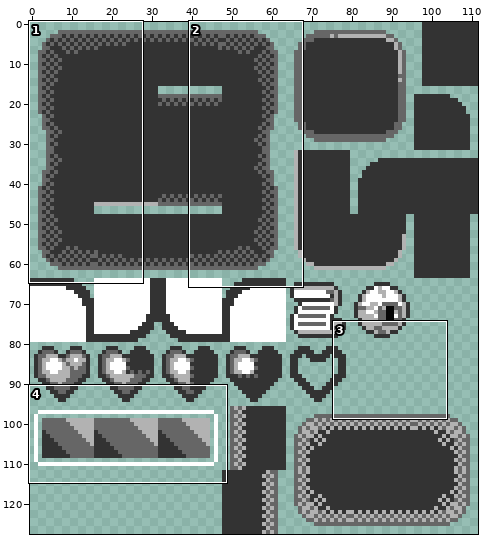
Edited in one commit: sprite sheet (assets/gui_tiles.png). The picture above shows the old version from afar; the outline marks the close-up.
Close-up. As it was:
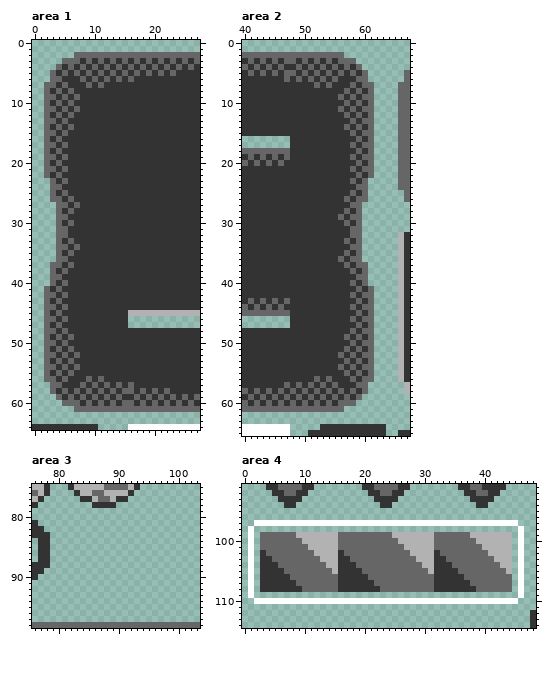
The file is 224x256 pixels, drawn in blocks of 2x2; one block is one cell here. Shown: area 1: x 0..27, y 0..64; area 2: x 40..67, y 0..65; area 3: x 76..103, y 75..98; area 4: x 0..48, y 91..114.
After the commit:
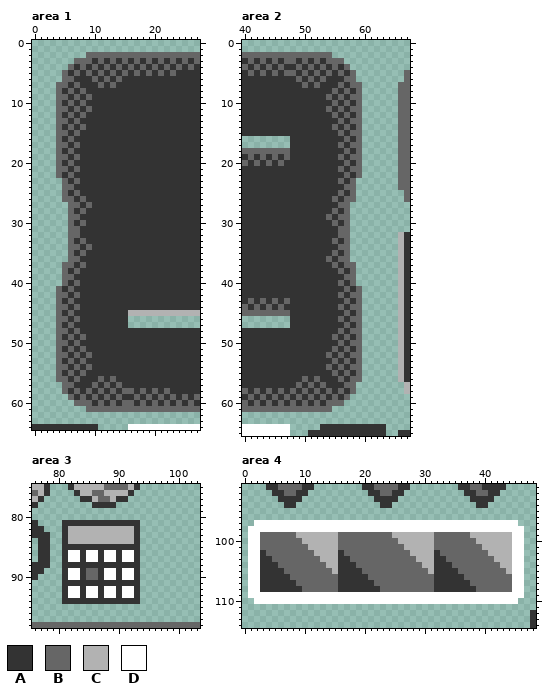
Palette (. is transparent): A #333333  B #666666  C #b2b2b2  D #ffffff
From old to new:
Changed rows in their new state; - is an unchanged pixel.
Area 1:
first column x 2:
 2 -----..--------
 3 ---..-B--------
 4 --..-----------
 5 -..------------
 6 -..BB-A-------A
 7 ..B--B-A---B---
 8 ..----B--------
 9 ..B----B-------
10 ..----B--------
11 ..B----B-------
12 ..----B--------
13 ..B--B---------
14 ..----B--------
15 ..B--B---------
16 ..--B----------
17 ..B--B---------
18 ..--B----------
19 ..B--B---------
20 ..--B----------
21 ..B--B---------
22 ..--B----------
23 -..--B---------
24 -..BB----------
25 -..--B---------
26 -..B--B--------
27 --..B--B-------
28 --..--B--------
29 --..BB---------
30 --..--B--------
31 --..BB---------
32 --..BB---------
33 --..--B--------
34 --..B--B-------
35 --..--B--------
36 --..BB---------
37 -..B--B--------
38 -..--B---------
39 -..BB----------
40 -..--B---------
41 ..--B----------
42 ..B--B---------
43 ..--B----------
44 ..B--B---------
45 ..--B----------
46 ..B--B---------
47 ..--B----------
48 ..B--B---------
49 ..----B--------
50 ..B--B---------
51 ..----B--------
52 ..B----B-------
53 ..----B--------
54 ..B----B-------
55 ..----B--------
56 ..B--B-A---B---
57 -..BB-A-------A
58 -..------------
59 --..-----------
60 ---..-B--------
61 -----..--------
Area 2:
first column x 47:
 2 --------..-----
 3 --------B-..---
 4 -----------..--
 5 ------------..-
 6 A-------A-BB..-
 7 ---B---A-B--B..
 8 --------B----..
 9 -------B----B..
10 --------B----..
11 -------B----B..
12 --------B----..
13 ---------B--B..
14 --------B----..
15 ---------B--B..
16 ----------B--..
17 ---------B--B..
18 ----------B--..
19 ---------B--B..
20 ----------B--..
21 ---------B--B..
22 ----------B--..
23 ---------B--..-
24 ----------BB..-
25 ---------B--..-
26 --------B--B..-
27 ---------BB..--
28 --------B--..--
29 -------B--B..--
30 --------B--..--
31 ---------BB..--
32 ---------BB..--
33 --------B--..--
34 ---------BB..--
35 --------B--..--
36 -------B--B..--
37 --------B--B..-
38 ---------B--..-
39 ----------BB..-
40 ---------B--..-
41 ----------B--..
42 ---------B--B..
43 ----------B--..
44 ---------B--B..
45 ----------B--..
46 ---------B--B..
47 ----------B--..
48 ---------B--B..
49 --------B----..
50 ---------B--B..
51 --------B----..
52 -------B----B..
53 --------B----..
54 -------B----B..
55 --------B----..
56 ---B---A-B--B..
57 A-------A-BB..-
58 ------------..-
59 -----------..--
60 --------B-..---
61 --------..-----
Area 3:
first column x 81:
81 AAAAAAAAAAAAA
82 ACCCCCCCCCCCA
83 ACCCCCCCCCCCA
84 ACCCCCCCCCCCA
85 AAAAAAAAAAAAA
86 ADDADDADDADDA
87 ADDADDADDADDA
88 AAAAAAAAAAAAA
89 ADDABBADDADDA
90 ADDABBADDADDA
91 AAAAAAAAAAAAA
92 ADDADDADDADDA
93 ADDADDADDADDA
94 AAAAAAAAAAAAA
Area 4:
first column x 2:
 98 DDDDDDDDDDDDDDDDDDDDDDDDDDDDDDDDDDDDDDDDDDDD
 99 D------------------------------------------D
100 D------------------------------------------D
101 D------------------------------------------D
102 D------------------------------------------D
103 D------------------------------------------D
104 D------------------------------------------D
105 D------------------------------------------D
106 D------------------------------------------D
107 D------------------------------------------D
108 D------------------------------------------D
109 DDDDDDDDDDDDDDDDDDDDDDDDDDDDDDDDDDDDDDDDDDDD
Pixel boxes of the changes (left, top, right, bottom) in both close-ups:
changed: (44, 52, 134, 412)
changed: (284, 52, 374, 412)
added: (62, 520, 140, 604)
added: (254, 526, 518, 598)
